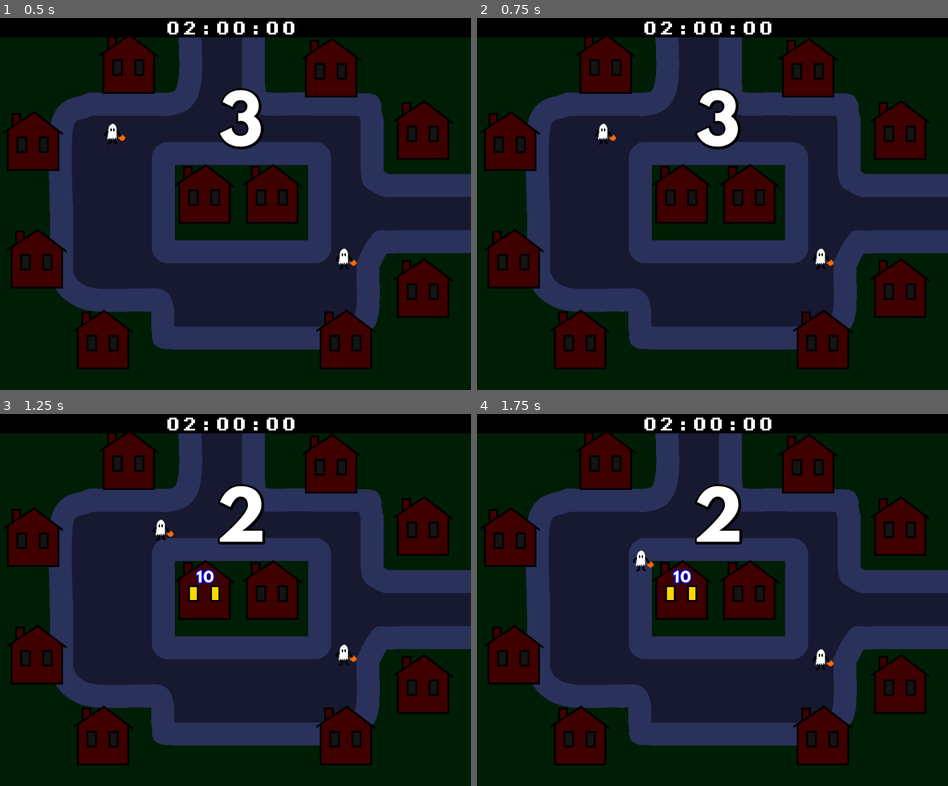
Above: before the commit, frames 1-4 (two rows, left to right).
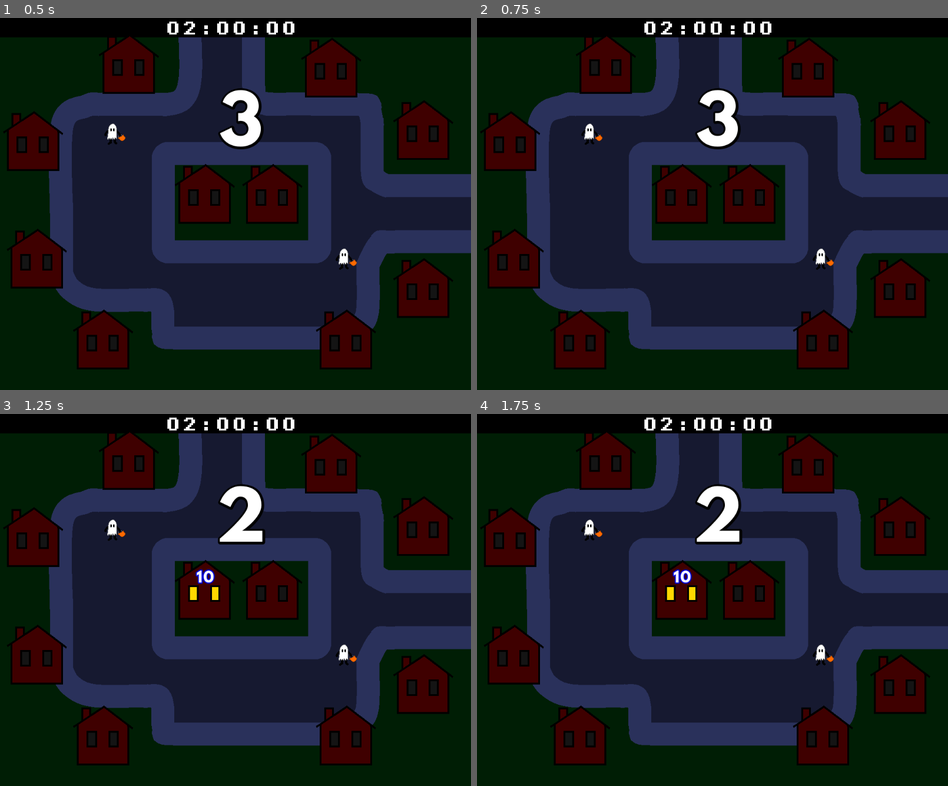
Above: after the commit, the same moments.

Repository: King9999/trickortreat_godot
Game: Godot game, scene res://Scenes/main.tscn
Same seed, same stepped clock (60 frames per second), same inputs: the game is played once before the commit and once after it. This scene is started directly instead of the project's main scene.
Inputs:
- Up to frame 1 (0.5 s): no input
- Up to frame 2 (0.75 s): tap Enter at 0.5 s; hold D (P1_Right) from 0.53 s (still down); tap Space (P1_Trick) at 0.6 s
- Up to frame 3 (1.25 s): keep holding D (P1_Right)
- Up to frame 4 (1.75 s): release D (P1_Right) at 1.28 s; hold S (P1_Down) from 1.28 s (still down); tap Down (P2_Down) at 1.35 s

Frame 1 is identical in both runs. In frame 2, 0.2% of the frame differs, in the area x 22-30%, y 28-35%; in frame 3, 0.2%; in frame 4, 0.4%, in the area x 22-76%, y 28-69%.

Commit message:
CPU opponents are now added to game
They don't do anything yet, but I'm getting there.

Also, added a bool to prevent additional input when selecting CPU opponents.

Diff:
--- a/Scripts/cpu_select_screen_input_manager.gd
+++ b/Scripts/cpu_select_screen_input_manager.gd
@@ -7,47 +7,47 @@
 
 enum Cpu_Opponents { NONE, ONE, TWO }
 var cpu_count: Cpu_Opponents
+var ready_to_play: bool				#prevents further input once player makes a selection.
 
 # Called every frame. 'delta' is the elapsed time since the previous frame.
 func _process(delta: float) -> void:
-	if Input.is_action_just_pressed(Singleton.down_p1):
-		if (cpu_count >= Cpu_Opponents.size() - 1):
-			cpu_count = 0
-		else:
-			cpu_count += 1
-		print(Cpu_Opponents.keys()[cpu_count])
+	if !ready_to_play:
+		if Input.is_action_just_pressed(Singleton.down_p1):
+			if (cpu_count >= Cpu_Opponents.size() - 1):
+				cpu_count = 0
+			else:
+				cpu_count += 1
+			print(Cpu_Opponents.keys()[cpu_count])
 
-	if Input.is_action_just_pressed(Singleton.up_p1):
-		if (cpu_count <= 0):
-			cpu_count = Cpu_Opponents.size() - 1
-		else:
-			cpu_count -= 1
-		print(Cpu_Opponents.keys()[cpu_count])
+		if Input.is_action_just_pressed(Singleton.up_p1):
+			if (cpu_count <= 0):
+				cpu_count = Cpu_Opponents.size() - 1
+			else:
+				cpu_count -= 1
+			print(Cpu_Opponents.keys()[cpu_count])
 
-	if (Input.is_action_just_pressed(Singleton.confirm_p1)):
+		if (Input.is_action_just_pressed(Singleton.confirm_p1)):
+			ready_to_play = true
+			match(cpu_count):
+				Cpu_Opponents.NONE:
+					Singleton.cpu_opponent_count = 0
+				Cpu_Opponents.ONE:
+					#choose a random costume among the ones players didn't pick
+					Singleton.get_random_opponent()
+					Singleton.cpu_opponent_count = 1
+				Cpu_Opponents.TWO:
+					Singleton.get_cpu_opponents()
+					Singleton.cpu_opponent_count = 2
+
+			#switch scene
+			await get_tree().create_timer(0.8).timeout
+			get_tree().change_scene_to_file(Singleton.main_game_scene)
+
+		#update cursor position
 		match(cpu_count):
 			Cpu_Opponents.NONE:
-				Singleton.cpu_opponent_count = 0
+				cursor.global_position = Vector2(label_none.global_position.x - (label_none.size.x / 4), label_none.global_position.y + (label_none.size.y / 1.5))
 			Cpu_Opponents.ONE:
-				#choose a random costume among the ones players didn't pick
-				Singleton.get_random_opponent()
-				Singleton.cpu_opponent_count = 1
+				cursor.global_position = Vector2(label_opponent1.global_position.x - (label_opponent1.size.x / 4), label_opponent1.global_position.y + (label_opponent1.size.y / 1.5))
 			Cpu_Opponents.TWO:
-				Singleton.get_cpu_opponents()
-				Singleton.cpu_opponent_count = 2
-
-		#switch scene
-		await get_tree().create_timer(0.8).timeout
-		get_tree().change_scene_to_file(Singleton.main_game_scene)
-
-	#update cursor position
-	match(cpu_count):
-		Cpu_Opponents.NONE:
-			cursor.global_position = Vector2(label_none.global_position.x - (label_none.size.x / 4), label_none.global_position.y + (label_none.size.y / 1.5))
-			pass
-		Cpu_Opponents.ONE:
-			cursor.global_position = Vector2(label_opponent1.global_position.x - (label_opponent1.size.x / 4), label_opponent1.global_position.y + (label_opponent1.size.y / 1.5))
-			pass
-		Cpu_Opponents.TWO:
-			cursor.global_position = Vector2(label_opponent2.global_position.x - (label_opponent2.size.x / 4), label_opponent2.global_position.y + (label_opponent2.size.y / 1.5))
-			pass
+				cursor.global_position = Vector2(label_opponent2.global_position.x - (label_opponent2.size.x / 4), label_opponent2.global_position.y + (label_opponent2.size.y / 1.5))
--- a/Scripts/game_manager.gd
+++ b/Scripts/game_manager.gd
@@ -36,12 +36,19 @@
 	_set_up_players(Singleton.costume_p1)
 	_set_up_players(Singleton.costume_p2)
 
+	#set up CPU opponents if any
+	if Singleton.cpu_opponent_count == 1:
+		_set_up_players(Singleton.rand_cpu_costume)
+	elif Singleton.cpu_opponent_count == 2:
+		for cpu_player in Singleton.cpu_costumes:
+			_set_up_players(cpu_player)
+
 # Called every frame. 'delta' is the elapsed time since the previous frame.
 func _process(delta: float) -> void:
 	if !game_started:
 		countdown.start_countdown(true)
-	else:
-		pass
+	#else:
+		#pass
 
 #function executes when countdown emits signal
 func _start_game():
@@ -64,19 +71,35 @@
 
 	#ensure the player is human-controlled.
 	var player: Costume = players[players.size() - 1]
-	player.player_type = Costume.Player.HUMAN
+	#player.player_type = Costume.Player.HUMAN
 
-	#set position
-	player.global_position = player_position1.global_position if players.size() <= 1 else player_position2.global_position
+	#set position and player type. Players 3 and 4 are always CPU opponents.
+	if players.size() == 1:
+		player.global_position = player_position1.global_position
+		player.player_type = Costume.Player.HUMAN
+	elif players.size() == 2:
+		player.global_position = player_position2.global_position
+		player.player_type = Costume.Player.HUMAN
+	elif players.size() == 3:
+		player.global_position = player_position3.global_position
+		player.player_type = Costume.Player.CPU
+	else:
+		player.global_position = player_position4.global_position
+		player.player_type = Costume.Player.CPU
+
 	add_child(player) #important step when instantiating nodes.
 
+func _set_up_cpu_players():
+	pass
+
 func _physics_process(delta: float) -> void:
-	var input_p1 = Input.get_vector(Singleton.left_p1, Singleton.right_p1, Singleton.up_p1, Singleton.down_p1)
-	var input_p2 = Input.get_vector(Singleton.left_p2, Singleton.right_p2, Singleton.up_p2, Singleton.down_p2)
+	if game_started:
+		var input_p1 = Input.get_vector(Singleton.left_p1, Singleton.right_p1, Singleton.up_p1, Singleton.down_p1)
+		var input_p2 = Input.get_vector(Singleton.left_p2, Singleton.right_p2, Singleton.up_p2, Singleton.down_p2)
 
 
-	players[Human_Player.PLAYER_ONE].global_position += input_p1 * delta * players[Human_Player.PLAYER_ONE].move_speed
-	players[Human_Player.PLAYER_TWO].global_position += input_p2 * delta * players[Human_Player.PLAYER_TWO].move_speed
+		players[Human_Player.PLAYER_ONE].global_position += input_p1 * delta * players[Human_Player.PLAYER_ONE].move_speed
+		players[Human_Player.PLAYER_TWO].global_position += input_p2 * delta * players[Human_Player.PLAYER_TWO].move_speed
 
-	players[Human_Player.PLAYER_ONE].move_and_slide()
-	players[Human_Player.PLAYER_TWO].move_and_slide()
+		players[Human_Player.PLAYER_ONE].move_and_slide()
+		players[Human_Player.PLAYER_TWO].move_and_slide()
Binary file added: TrickOrTreat_Godot.apple-touch-icon.png
Not shown, added: TrickOrTreat_Godot.apple-touch-icon.png.import
Binary file added: TrickOrTreat_Godot.icon.png
Not shown, added: TrickOrTreat_Godot.icon.png.import
Binary file added: TrickOrTreat_Godot.png
Not shown, added: TrickOrTreat_Godot.png.import
Not shown, added: TrickOrTreat_Godot.audio.position.worklet.js
Not shown, added: TrickOrTreat_Godot.audio.worklet.js
Not shown, added: TrickOrTreat_Godot.html
Not shown, added: TrickOrTreat_Godot.js
Not shown, added: TrickOrTreat_Godot.pck
Not shown, added: TrickOrTreat_Godot.wasm
(and 1 more such lines)
